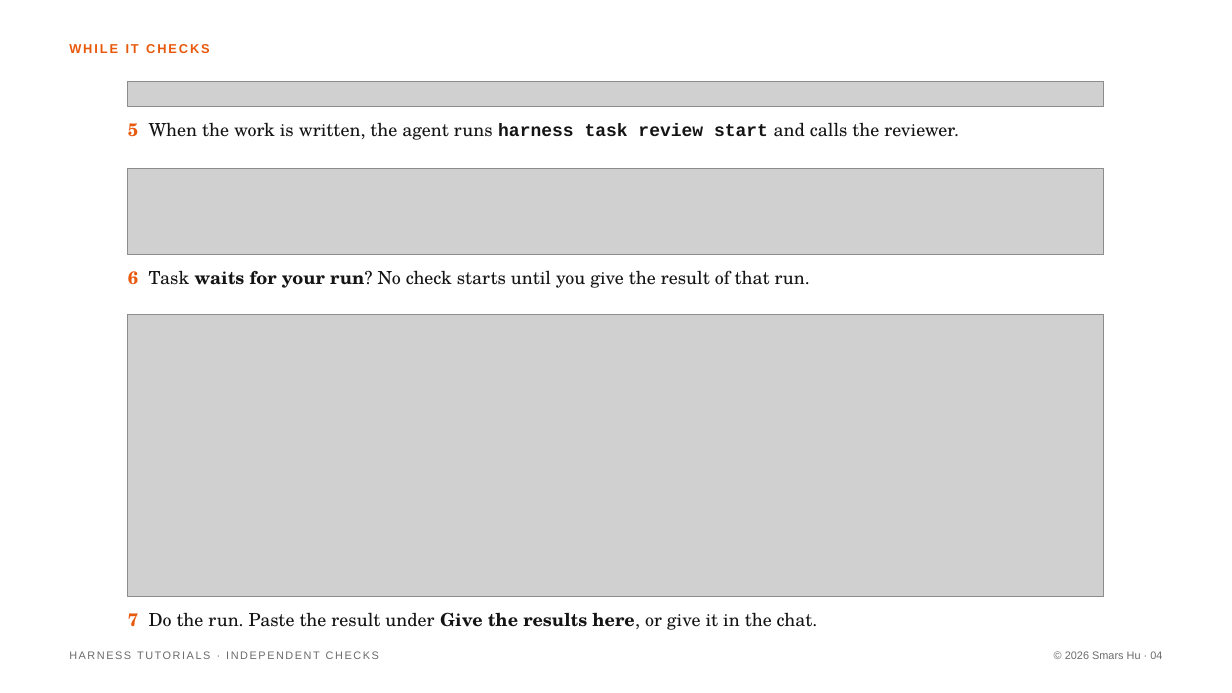
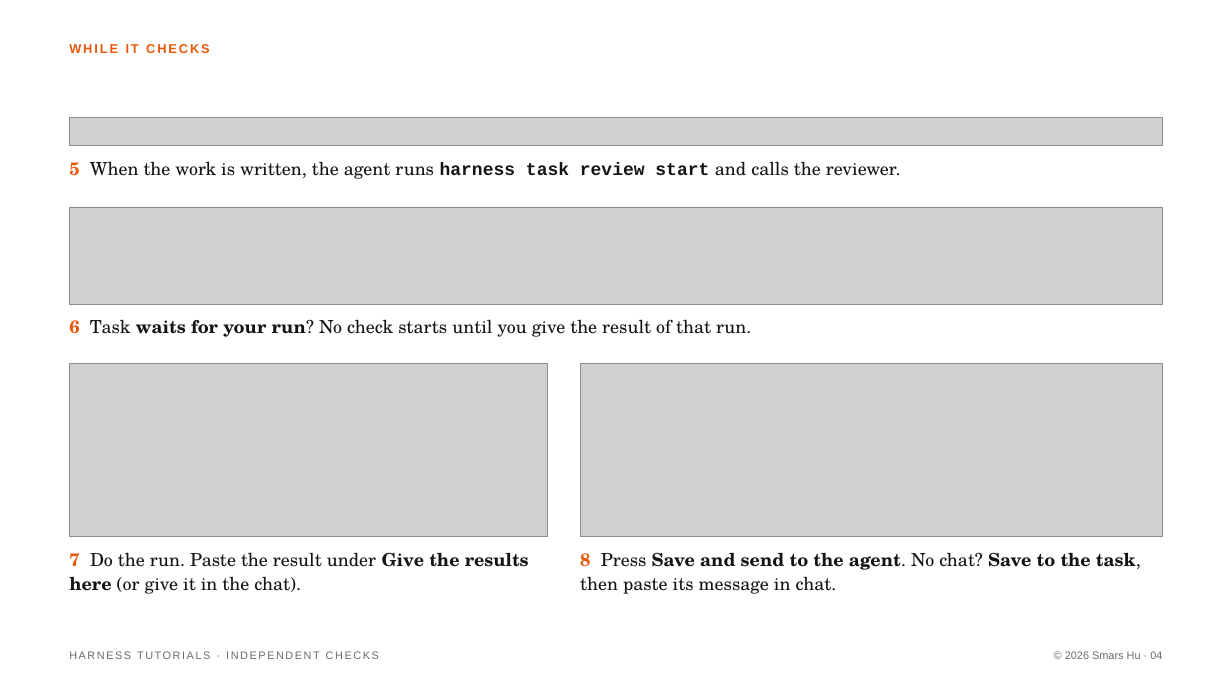
Before and after one commit to Smars-Bin-Hu/ai-exploration, a slide deck: slide 4 of source/tutorials/4_checks.pptx. Drawn at 1232x693 pixels with LibreOffice and Linux fonts; fonts in the diff are those of the drawing; grey boxes stand for pictures. Boxes give left, top, right and bottom in pixels: in the first picture for what was removed or moved away, otherwise in the second. Text is boxed around its words. In the diff, an @@ line names an element or a change of style, - is before the commit and + after.

```diff
--- a/source/tutorials/4_checks.pptx
+++ b/source/tutorials/4_checks.pptx
@@ picture: place and size @@
-picture at (128,81,1104,107)
+picture at (69,117,1163,146)
@@ text "5 When the work is ...": place and size @@
-text "5 When the work is ..." at (128,122,959,140)
+text "5 When the work is ..." at (69,161,901,179)
@@ picture: place and size @@
-picture at (128,168,1104,255)
+picture at (69,207,1163,304)
@@ text "6 Task waits for your ...": place and size @@
-text "6 Task waits for your ..." at (128,270,810,288)
+text "6 Task waits for your ..." at (69,319,751,337)
@@ picture removed at (128,314,1104,597) @@
@@ picture added at (69,363,548,537) @@
@@ picture added at (580,363,1163,537) @@
@@ text at (69,552,529,594): text changed @@
-7 Do the run. Paste the result under Give the results here, or give it in the chat.
+7 Do the run. Paste the result under Give the results here (or give it in the chat).
@@ text added at (580,552,1141,594), 14 pt, text #141414 @@
+8 Press Save and send to the agent. No chat? Save to the task, then paste its message in chat.
```
Also in this commit, not shown: 7 other slides changed, 2 other files.
